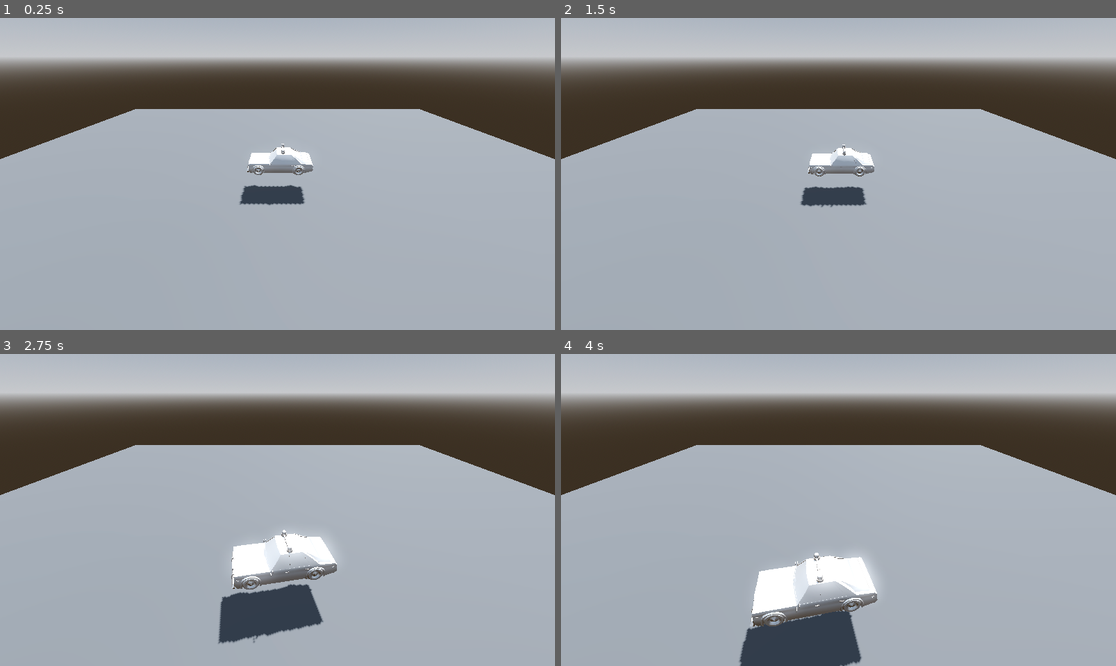
Above: before the commit, frames 1-4 (two rows, left to right).
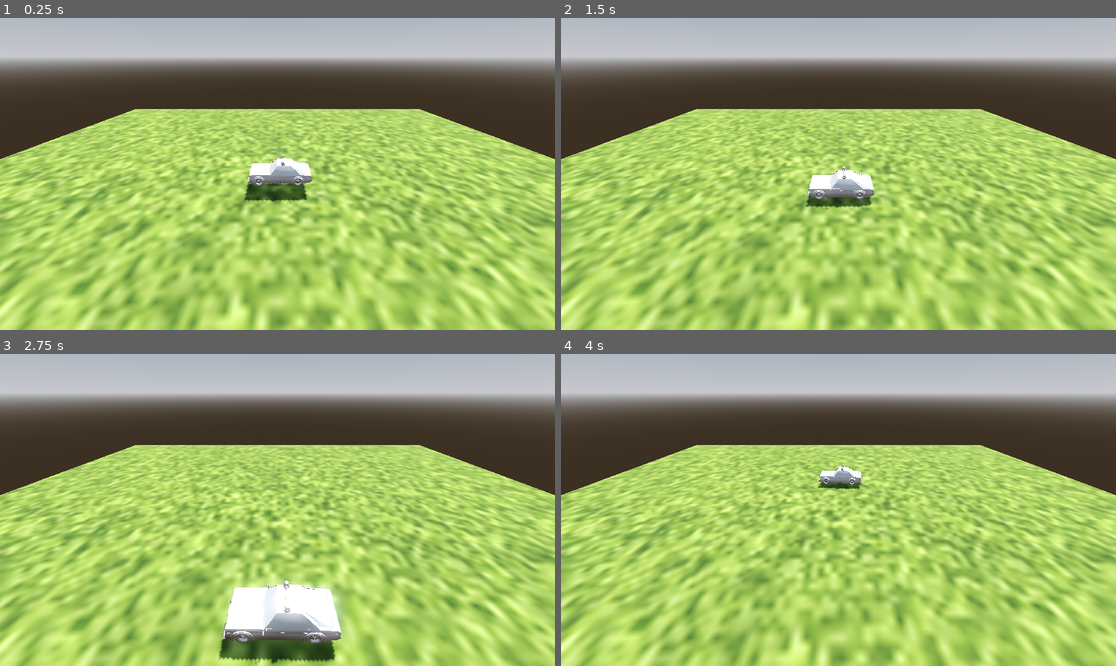
Above: after the commit, the same moments.

Repository: micaelsbno/quadrrr
Game: Godot game, scene res://scenes/main.tscn
The game is run twice, just before and just after one commit, with the same random seed, the same clock (stepped at 60 frames per second) and the same inputs.
Inputs:
- Up to frame 1 (0.25 s): no input
- Up to frame 2 (1.5 s): hold Right (car_right) 0.53-1.28 s; tap Enter at 1.25 s; hold Down (car_backward) from 1.28 s (still down)
- Up to frame 3 (2.75 s): release Down (car_backward) at 2.03 s; hold Right (car_right) from 2.03 s (still down)
- Up to frame 4 (4 s): release Right (car_right) at 2.78 s; hold Up (car_forward) 2.78-3.53 s; hold Left (car_left) from 3.53 s (still down)

The runs differ from the first frame. In frame 1, 67% of the frame differs, in the area x 0-100%, y 29-100%; in frame 2, 67%; in frame 3, 67%; in frame 4, 67%.

Commit message:
add gravity

Diff:
--- a/scenes/car.tscn
+++ b/scenes/car.tscn
@@ -7,8 +7,8 @@
 size = Vector3(2, 0.5, 4)
 
 [sub_resource type="PhysicsMaterial" id="PhysicsMaterial_8yjxv"]
-friction = 0.5
-bounce = 0.1
+friction = 1.0
+bounce = 0.0
 
 [node name="Car" type="Node3D"]
 
@@ -16,15 +16,16 @@
 transform = Transform3D(1, 0, 0, 0, 1, 0, 0, 0, 1, 0, 0.5, 0)
 mass = 1000.0
 physics_material_override = SubResource("PhysicsMaterial_8yjxv")
-gravity_scale = 1.0
-continuous_cd = true
+gravity_scale = 3.0
 max_contacts_reported = 4
 contact_monitor = true
 can_sleep = false
+linear_damp = 1.0
+angular_damp = 3.0
 script = ExtResource("2_xk4r2")
 
 [node name="CollisionShape3D" type="CollisionShape3D" parent="RigidBody3D"]
-transform = Transform3D(1, 0, 0, 0, 1, 0, 0, 0, 1, 0, 0.25, 0)
+transform = Transform3D(1, 0, 0, 0, 1, 0, 0, 0, 1, 0, 0, 0)
 shape = SubResource("BoxShape3D_u8v3d")
 
 [node name="LowPolyCars" parent="RigidBody3D" instance=ExtResource("1_at8mn")]
--- a/scenes/main.tscn
+++ b/scenes/main.tscn
@@ -1,5 +1,6 @@
-[gd_scene load_steps=9 format=3 uid="uid://rqqskir33dnn"]
+[gd_scene load_steps=11 format=3 uid="uid://rqqskir33dnn"]
 
+[ext_resource type="Texture2D" uid="uid://bo3gt5lhj1k4e" path="res://img/grass.png" id="1_0wfyh"]
 [ext_resource type="PackedScene" uid="uid://buqwqptkifgju" path="res://scenes/car.tscn" id="1_2e4v3"]
 
 [sub_resource type="ProceduralSkyMaterial" id="ProceduralSkyMaterial_p8n4r"]
@@ -18,6 +19,9 @@
 [sub_resource type="PhysicsMaterial" id="PhysicsMaterial_ground"]
 friction = 0.5
 bounce = 0.1
+
+[sub_resource type="StandardMaterial3D" id="StandardMaterial3D_sugp2"]
+albedo_texture = ExtResource("1_0wfyh")
 
 [sub_resource type="PlaneMesh" id="PlaneMesh_8p4yl"]
 size = Vector2(50, 50)
@@ -42,6 +46,7 @@
 physics_material_override = SubResource("PhysicsMaterial_ground")
 
 [node name="MeshInstance3D" type="MeshInstance3D" parent="Ground"]
+material_override = SubResource("StandardMaterial3D_sugp2")
 mesh = SubResource("PlaneMesh_8p4yl")
 surface_material_override/0 = SubResource("StandardMaterial3D_q2mj3")
 
--- a/scripts/car_controller.gd
+++ b/scripts/car_controller.gd
@@ -1,80 +1,67 @@
 extends RigidBody3D
 
 # Car movement properties
-@export var engine_force = 8000.0  # Increased force
-@export var steering_speed = 2.0
-@export var steering_limit = 0.5
-@export var brake_force = 500.0
+@export var max_speed = 20.0
+@export var acceleration = 50.0
+@export var steering_speed = 3.0
+@export var steering_limit = 0.8
 
-# Current steering angle
+# Current state
+var current_speed = 0.0
 var steering = 0.0
-var is_grounded = false
 
 func _ready():
-	# Make sure physics simulation is enabled
-	freeze = false
-	# Lock rotation except for Y axis (steering)
+	# Basic physics setup
+	gravity_scale = 3.0
 	axis_lock_angular_x = true
 	axis_lock_angular_z = true
-	# Lock linear movement on Y axis to prevent bouncing
-	axis_lock_linear_y = true
 
 func _physics_process(delta):
-	# Get input for steering and acceleration
+	# Get input
 	var forward = Input.get_action_strength("car_forward")
 	var backward = Input.get_action_strength("car_backward")
 	var left = Input.get_action_strength("car_left")
 	var right = Input.get_action_strength("car_right")
 
-	# Calculate input vectors
-	var acceleration = forward - backward
-	var steering_input = right - left
+	# Calculate acceleration
+	var target_speed = 0.0
+	if forward > 0:
+		target_speed = max_speed
+	elif backward > 0:
+		target_speed = -max_speed * 0.5  # Reverse is slower
 
-	# Check if we're touching the ground
-	is_grounded = get_contact_count() > 0
+	# Apply acceleration/deceleration
+	if abs(target_speed) > 0:
+		current_speed = move_toward(current_speed, target_speed, acceleration * delta)
+	else:
+		current_speed = move_toward(current_speed, 0, acceleration * delta)
 
-	# Apply engine force in local Z direction
-	if acceleration != 0:
-		# Calculate forward direction in world space
-		var forward_dir = -transform.basis.z.normalized()
-		# Remove any vertical component to keep car on ground
+	# Apply movement
+	if current_speed != 0:
+		# Get forward direction and remove any vertical component
+		var forward_dir = -transform.basis.z
 		forward_dir.y = 0
 		forward_dir = forward_dir.normalized()
 
-		# Apply force
-		var force = forward_dir * engine_force * acceleration
-		apply_central_force(force)
-		print("Forward direction: ", forward_dir)
-		print("Applying force: ", force)
+		# Calculate velocity
+		linear_velocity = forward_dir * current_speed
 
-	# Apply braking
-	if backward > 0 and linear_velocity.length() > 0.1:
-		var brake = -linear_velocity.normalized() * brake_force
-		brake.y = 0  # Don't apply vertical brake force
-		apply_central_force(brake)
+		# Handle steering
+		var steering_input = right - left
+		if abs(steering_input) > 0:
+			steering = move_toward(steering, steering_input * steering_limit, steering_speed * delta)
+		else:
+			steering = move_toward(steering, 0, steering_speed * delta)
 
-	# Handle steering
-	if abs(steering_input) > 0:
-		steering = move_toward(steering, steering_input * steering_limit, steering_speed * delta)
-	else:
-		steering = move_toward(steering, 0, steering_speed * delta)
+		# Apply rotation based on steering and speed
+		if abs(current_speed) > 0.1:
+			rotate_y(steering * delta * (current_speed / max_speed))
 
-	# Apply rotation based on steering
-	if abs(linear_velocity.length()) > 0.1:
-		var rotation_amount = steering * linear_velocity.length() * 0.002
-		rotate_y(rotation_amount)
-		print("Rotating by: ", rotation_amount)
-
-	# Add some natural drag/friction
-	var drag_force = -linear_velocity * 1.0  # Reduced drag
-	drag_force.y = 0  # Don't apply vertical drag
-	apply_central_force(drag_force)
-
-	# Print debug info
-	if acceleration != 0 or steering_input != 0:
-		print("Input - Forward/Back: ", acceleration, " Left/Right: ", steering_input)
+	# Debug output
+	if forward > 0 or backward > 0:
+		print("Speed: ", current_speed)
 		print("Velocity: ", linear_velocity)
-		print("Speed: ", linear_velocity.length())
 		print("Position: ", global_position)
-		print("Grounded: ", is_grounded)
-		print("Contacts: ", get_contact_count())
+		print("Forward input: ", forward)
+		print("Backward input: ", backward)
+		print("Steering: ", steering)
